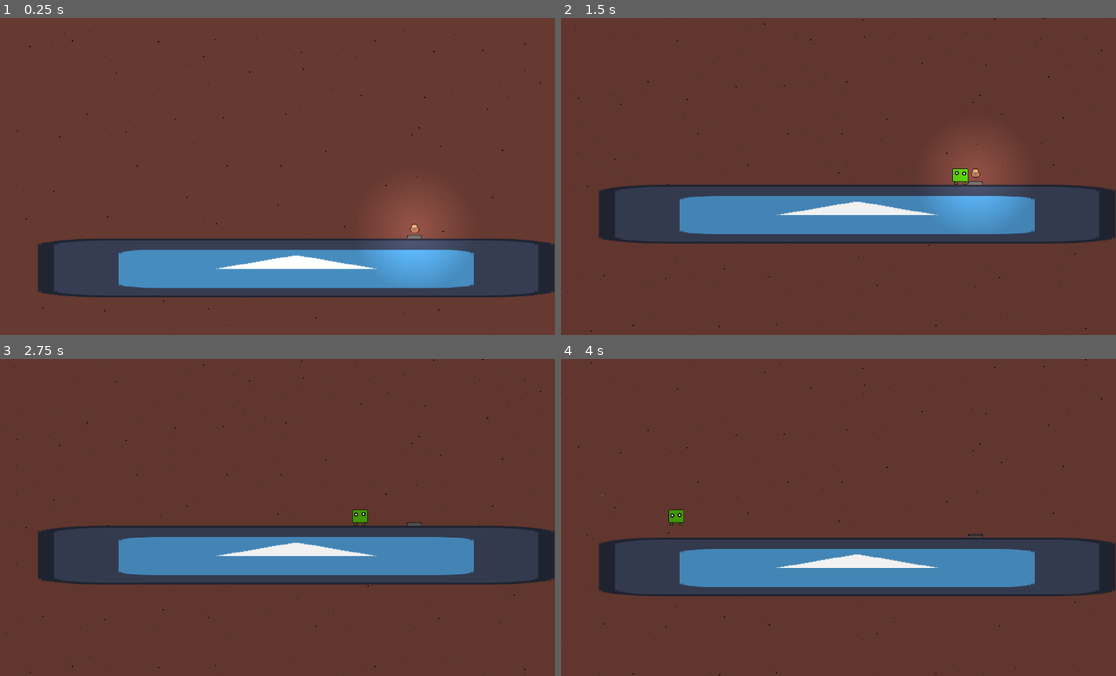
Above: before the commit, frames 1-4 (two rows, left to right).
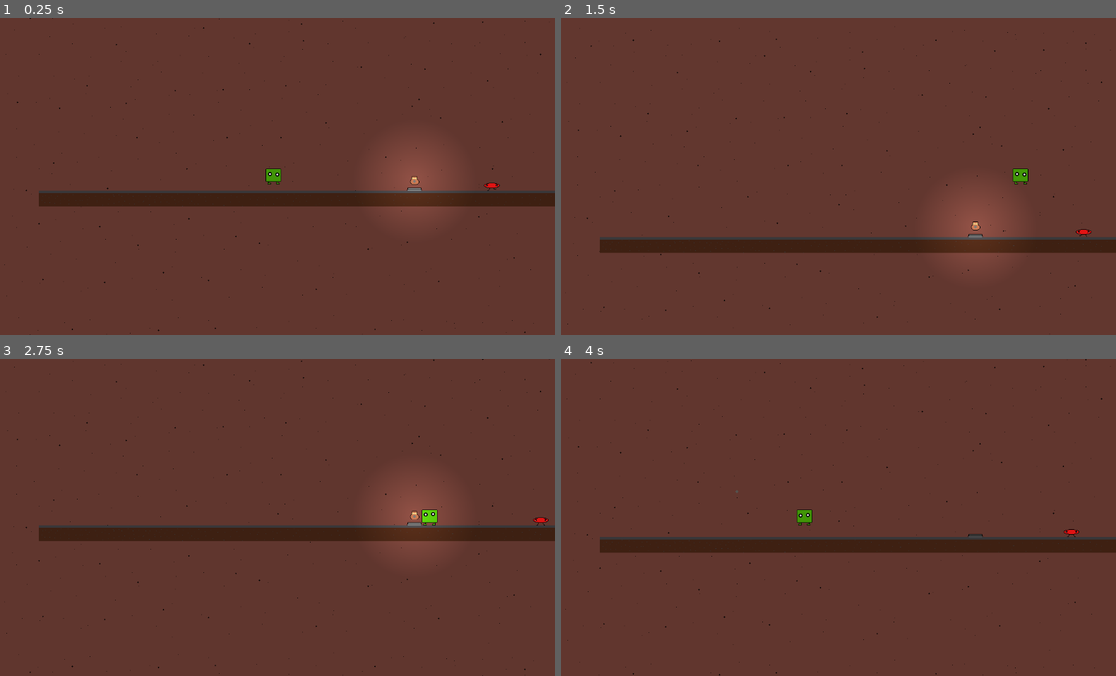
Above: after the commit, the same moments.

Repository: pres2300/ludum_dare_57
Game: Godot game, scene res://levels/level_base.tscn
The game is run twice, just before and just after one commit, with the same random seed, the same clock (stepped at 60 frames per second) and the same inputs. The engine's default icon, where the game draws it, is replaced by a stand-in: a white triangle on a blue panel in a dark square. Sound files missing from this copy of the repository are replaced by a short silence.
Inputs (mouse positions are in pixels of both pictures, inside the frame that each line leads up to):
- Up to frame 1 (0.25 s): no input
- Up to frame 2 (1.5 s): move the mouse to (805, 239) at 0.52 s; press the mouse at (805, 239) at 0.53 s; hold Right (ui_right) from 0.53 s (still down); tap Space (jump) at 0.77 s; move the mouse to (1005, 224) at 1.27 s; release the mouse at (1005, 224) at 1.28 s; click (1005, 224) at 1.35 s
- Up to frame 3 (2.75 s): tap Space (jump) at 1.52 s; move the mouse to (105, 469) at 2.02 s; release Right (ui_right) at 2.03 s; press the mouse at (105, 469) at 2.03 s; hold Left (ui_left) from 2.03 s (still down)
- Up to frame 4 (4 s): keep holding Left (ui_left); move the mouse to (860, 517) at 2.77 s; release the mouse at (860, 517) at 2.78 s; click (860, 517) at 2.85 s; tap Space (jump) at 3.02, 3.77 s; move the mouse to (749, 438) at 3.52 s; press the mouse at (749, 438) at 3.53 s

The runs differ from the first frame. In frame 1, 23% of the frame differs, in the area x 0-100%, y 0-100%; in frame 2, 20%; in frame 3, 19%; in frame 4, 17%.

Commit message:
final platform sprites, setting up damage and win conditions

Diff:
--- a/baddies/demon.gd
+++ b/baddies/demon.gd
@@ -4,6 +4,9 @@
 
 var can_move: bool = false
 var target = null
+
+func take_damage():
+	print("demon take damage")
 
 func spawn():
 	# The demon already exists, but this gets it moving and chasing
--- a/baddies/demon.tscn
+++ b/baddies/demon.tscn
@@ -6,7 +6,7 @@
 [sub_resource type="CircleShape2D" id="CircleShape2D_yhf7o"]
 radius = 188.0
 
-[node name="Demon" type="CharacterBody2D"]
+[node name="Demon" type="CharacterBody2D" groups=["enemy"]]
 collision_layer = 8
 collision_mask = 17
 script = ExtResource("1_grsrt")
--- /dev/null
+++ b/baddies/simple_enemy.gd
@@ -0,0 +1,28 @@
+extends CharacterBody2D
+
+@export var speed = 50
+@export var gravity: float = 1000.0
+
+var facing = 1
+
+func take_damage():
+	print("enemy take damage")
+
+func _physics_process(delta):
+	velocity.y += gravity*delta
+	velocity.x = facing*speed
+
+	move_and_slide()
+
+	for i in get_slide_collision_count():
+		var collision = get_slide_collision(i)
+
+		if collision.get_collider().name == "Player":
+			print("hit player")
+
+		if collision.get_normal().x != 0:
+			facing = sign(collision.get_normal().x)
+			velocity.y = -100
+
+	if position.y > 10000:
+		queue_free()
--- /dev/null
+++ b/baddies/simple_enemy.tscn
@@ -0,0 +1,57 @@
+[gd_scene load_steps=9 format=3 uid="uid://44gfujrq8665"]
+
+[ext_resource type="Script" uid="uid://d4b3p2odjjrod" path="res://baddies/simple_enemy.gd" id="1_dki5l"]
+[ext_resource type="Texture2D" uid="uid://coyopop1qoim5" path="res://assets/sprites/baddies/simple_enemy-Sheet.png" id="1_uki6r"]
+
+[sub_resource type="AtlasTexture" id="AtlasTexture_dki5l"]
+atlas = ExtResource("1_uki6r")
+region = Rect2(0, 0, 32, 32)
+
+[sub_resource type="AtlasTexture" id="AtlasTexture_x6cdd"]
+atlas = ExtResource("1_uki6r")
+region = Rect2(32, 0, 32, 32)
+
+[sub_resource type="AtlasTexture" id="AtlasTexture_a1jxy"]
+atlas = ExtResource("1_uki6r")
+region = Rect2(64, 0, 32, 32)
+
+[sub_resource type="AtlasTexture" id="AtlasTexture_3icen"]
+atlas = ExtResource("1_uki6r")
+region = Rect2(96, 0, 32, 32)
+
+[sub_resource type="SpriteFrames" id="SpriteFrames_gh3k3"]
+animations = [{
+"frames": [{
+"duration": 1.0,
+"texture": SubResource("AtlasTexture_dki5l")
+}, {
+"duration": 1.0,
+"texture": SubResource("AtlasTexture_x6cdd")
+}, {
+"duration": 1.0,
+"texture": SubResource("AtlasTexture_a1jxy")
+}, {
+"duration": 1.0,
+"texture": SubResource("AtlasTexture_3icen")
+}],
+"loop": true,
+"name": &"default",
+"speed": 5.0
+}]
+
+[sub_resource type="RectangleShape2D" id="RectangleShape2D_c6ofc"]
+size = Vector2(32, 23)
+
+[node name="SimpleEnemy" type="CharacterBody2D" groups=["enemy"]]
+collision_layer = 8
+collision_mask = 53
+script = ExtResource("1_dki5l")
+
+[node name="AnimatedSprite2D" type="AnimatedSprite2D" parent="."]
+sprite_frames = SubResource("SpriteFrames_gh3k3")
+autoplay = "default"
+frame_progress = 0.44872
+
+[node name="CollisionShape2D" type="CollisionShape2D" parent="."]
+position = Vector2(0, 4.5)
+shape = SubResource("RectangleShape2D_c6ofc")
--- a/items/projectiles/bullet.gd
+++ b/items/projectiles/bullet.gd
@@ -22,3 +22,8 @@
 
 func _on_visible_on_screen_notifier_2d_screen_exited() -> void:
 	queue_free()
+
+func _on_body_entered(body: Node2D) -> void:
+	if body.is_in_group("enemy"):
+		body.take_damage()
+		queue_free()
--- a/items/projectiles/bullet.tscn
+++ b/items/projectiles/bullet.tscn
@@ -7,6 +7,8 @@
 size = Vector2(4, 4)
 
 [node name="Bullet" type="Area2D"]
+collision_layer = 16
+collision_mask = 8
 script = ExtResource("1_q10yj")
 
 [node name="Sprite2D" type="Sprite2D" parent="."]
@@ -17,4 +19,5 @@
 
 [node name="VisibleOnScreenNotifier2D" type="VisibleOnScreenNotifier2D" parent="."]
 
+[connection signal="body_entered" from="." to="." method="_on_body_entered"]
 [connection signal="screen_exited" from="VisibleOnScreenNotifier2D" to="." method="_on_visible_on_screen_notifier_2d_screen_exited"]
--- a/items/projectiles/rock.gd
+++ b/items/projectiles/rock.gd
@@ -1,4 +1,14 @@
 extends RigidBody2D
+
+var has_damaged: bool = false
 
 func _on_visible_on_screen_notifier_2d_screen_exited() -> void:
 	queue_free()
+
+func _physics_process(_delta):
+	# only damage once
+	if not has_damaged:
+		for i in get_colliding_bodies():
+			if i.is_in_group("enemy"):
+				i.take_damage()
+				has_damaged = true
--- a/items/projectiles/rock.tscn
+++ b/items/projectiles/rock.tscn
@@ -8,7 +8,9 @@
 
 [node name="Rock" type="RigidBody2D"]
 collision_layer = 16
-collision_mask = 20
+collision_mask = 28
+contact_monitor = true
+max_contacts_reported = 1
 script = ExtResource("1_5p0ui")
 
 [node name="Sprite2D" type="Sprite2D" parent="."]
--- /dev/null
+++ b/level_components/enemy_boundary.tscn
@@ -0,0 +1,11 @@
+[gd_scene load_steps=2 format=3 uid="uid://ccu6w7g6etoua"]
+
+[sub_resource type="SegmentShape2D" id="SegmentShape2D_4764m"]
+b = Vector2(0, -60)
+
+[node name="EnemeyBoundary" type="StaticBody2D"]
+collision_layer = 32
+collision_mask = 8
+
+[node name="CollisionShape2D" type="CollisionShape2D" parent="."]
+shape = SubResource("SegmentShape2D_4764m")
--- a/level_components/floor_bottom.tscn
+++ b/level_components/floor_bottom.tscn
@@ -1,19 +1,17 @@
 [gd_scene load_steps=3 format=3 uid="uid://be7i6held6qex"]
 
-[ext_resource type="Texture2D" uid="uid://cwkh1m0ss5733" path="res://icon.svg" id="1_83qb3"]
+[ext_resource type="Texture2D" uid="uid://jbwjmn7uoh60" path="res://assets/sprites/platform_bottom.png" id="1_83qb3"]
 
 [sub_resource type="RectangleShape2D" id="RectangleShape2D_gsuhd"]
-size = Vector2(1151, 122)
+size = Vector2(1155.5, 32)
 
-[node name="floor_re" type="StaticBody2D"]
+[node name="floor_bottom" type="StaticBody2D"]
 collision_layer = 4
 collision_mask = 7
 
 [node name="Sprite2D" type="Sprite2D" parent="."]
-position = Vector2(575.5, 61)
-scale = Vector2(9.00781, 0.9375)
 texture = ExtResource("1_83qb3")
 
 [node name="CollisionShape2D" type="CollisionShape2D" parent="."]
-position = Vector2(576.5, 61)
+position = Vector2(1.25, 0)
 shape = SubResource("RectangleShape2D_gsuhd")
--- a/level_components/floor_le.tscn
+++ b/level_components/floor_le.tscn
@@ -1,20 +1,20 @@
-[gd_scene load_steps=3 format=3 uid="uid://davkh4cagnbs2"]
+[gd_scene load_steps=4 format=3 uid="uid://davkh4cagnbs2"]
 
-[ext_resource type="Texture2D" uid="uid://cwkh1m0ss5733" path="res://icon.svg" id="1_g6gp1"]
+[ext_resource type="Texture2D" uid="uid://cnifpvkjx2wno" path="res://assets/sprites/platform.png" id="1_kf3vg"]
+[ext_resource type="PackedScene" uid="uid://ccu6w7g6etoua" path="res://level_components/enemy_boundary.tscn" id="2_kf3vg"]
 
 [sub_resource type="RectangleShape2D" id="RectangleShape2D_gsuhd"]
-size = Vector2(1054, 122)
+size = Vector2(1054, 32)
 
-[node name="floor_re" type="StaticBody2D"]
-position = Vector2(97, -1)
+[node name="floor_le" type="StaticBody2D"]
 collision_layer = 4
 collision_mask = 7
 
 [node name="Sprite2D" type="Sprite2D" parent="."]
-position = Vector2(526.5, 61)
-scale = Vector2(8.24219, 0.9375)
-texture = ExtResource("1_g6gp1")
+texture = ExtResource("1_kf3vg")
 
 [node name="CollisionShape2D" type="CollisionShape2D" parent="."]
-position = Vector2(528, 61)
 shape = SubResource("RectangleShape2D_gsuhd")
+
+[node name="EnemeyBoundary" parent="." instance=ExtResource("2_kf3vg")]
+position = Vector2(-526, -17)
--- a/level_components/floor_re.tscn
+++ b/level_components/floor_re.tscn
@@ -1,19 +1,21 @@
-[gd_scene load_steps=3 format=3 uid="uid://335g8lrgno7f"]
+[gd_scene load_steps=4 format=3 uid="uid://335g8lrgno7f"]
 
-[ext_resource type="Texture2D" uid="uid://cwkh1m0ss5733" path="res://icon.svg" id="1_gcqgs"]
+[ext_resource type="Texture2D" uid="uid://cnifpvkjx2wno" path="res://assets/sprites/platform.png" id="1_gsuhd"]
+[ext_resource type="PackedScene" uid="uid://ccu6w7g6etoua" path="res://level_components/enemy_boundary.tscn" id="2_gsuhd"]
 
 [sub_resource type="RectangleShape2D" id="RectangleShape2D_gsuhd"]
-size = Vector2(1054, 122)
+size = Vector2(1054, 33)
 
 [node name="floor_re" type="StaticBody2D"]
 collision_layer = 4
 collision_mask = 7
 
 [node name="Sprite2D" type="Sprite2D" parent="."]
-position = Vector2(526.5, 61)
-scale = Vector2(8.24219, 0.9375)
-texture = ExtResource("1_gcqgs")
+texture = ExtResource("1_gsuhd")
 
 [node name="CollisionShape2D" type="CollisionShape2D" parent="."]
-position = Vector2(528, 61)
+position = Vector2(0, 0.5)
 shape = SubResource("RectangleShape2D_gsuhd")
+
+[node name="EnemeyBoundary" parent="." instance=ExtResource("2_gsuhd")]
+position = Vector2(526, -16)
--- a/levels/level_base.gd
+++ b/levels/level_base.gd
@@ -15,3 +15,7 @@
 func _process(_delta: float) -> void:
 	canvas_modulate.set_gradient(player.position.y)
 	canvas_modulate_bg.set_gradient(player.position.y)
+
+func _on_win_boundary_body_entered(body: Node2D) -> void:
+	if body.is_in_group("player"):
+		print("you win!")
--- a/levels/level_base.tscn
+++ b/levels/level_base.tscn
@@ -13,6 +13,7 @@
 [ext_resource type="PackedScene" uid="uid://dxkjfucvg7y1j" path="res://items/bag_of_rocks.tscn" id="11_twsyw"]
 [ext_resource type="PackedScene" uid="uid://iknltu4mxj2a" path="res://items/knife.tscn" id="12_6hf62"]
 [ext_resource type="PackedScene" uid="uid://bgawnhvhvgmyy" path="res://items/gun.tscn" id="13_kuw7y"]
+[ext_resource type="PackedScene" uid="uid://44gfujrq8665" path="res://baddies/simple_enemy.tscn" id="14_gei2l"]
 
 [sub_resource type="Gradient" id="Gradient_p3adb"]
 colors = PackedColorArray(1, 1, 1, 1, 0, 0, 0, 1)
@@ -25,6 +26,8 @@
 
 [sub_resource type="WorldBoundaryShape2D" id="WorldBoundaryShape2D_hk6b7"]
 normal = Vector2(-1, 0)
+
+[sub_resource type="WorldBoundaryShape2D" id="WorldBoundaryShape2D_gei2l"]
 
 [node name="LevelBase" type="Node2D"]
 script = ExtResource("1_5f4n4")
@@ -60,22 +63,22 @@
 shape = SubResource("WorldBoundaryShape2D_hk6b7")
 
 [node name="Player" parent="." instance=ExtResource("1_hk6b7")]
-position = Vector2(574, -101)
+position = Vector2(577, 388)
 
 [node name="floor_re" parent="." instance=ExtResource("2_vmt1o")]
-position = Vector2(97, 450)
+position = Vector2(625, 466)
 
 [node name="floor_re2" parent="." instance=ExtResource("3_da5si")]
-position = Vector2(0, 900)
+position = Vector2(528, 916)
 
 [node name="floor_re3" parent="." instance=ExtResource("4_da5si")]
-position = Vector2(0, 9000)
+position = Vector2(577, 9016)
 
 [node name="ItemPedestal" parent="." instance=ExtResource("6_ts4ud")]
 position = Vector2(586, 8995)
 
 [node name="Jetpack" parent="." instance=ExtResource("7_jd1fy")]
-position = Vector2(586, 8983)
+position = Vector2(586, 8982)
 
 [node name="ItemPedestal2" parent="." instance=ExtResource("6_ts4ud")]
 position = Vector2(865, 445)
@@ -97,3 +100,18 @@
 
 [node name="Gun" parent="." instance=ExtResource("13_kuw7y")]
 position = Vector2(792, 883)
+
+[node name="SimpleEnemy" parent="." instance=ExtResource("14_gei2l")]
+position = Vector2(1011, 434)
+
+[node name="SimpleEnemy2" parent="." instance=ExtResource("14_gei2l")]
+position = Vector2(113, 883)
+
+[node name="WinBoundary" type="Area2D" parent="."]
+rotation = 3.14159
+
+[node name="CollisionShape2D" type="CollisionShape2D" parent="WinBoundary"]
+position = Vector2(-1, 1)
+shape = SubResource("WorldBoundaryShape2D_gei2l")
+
+[connection signal="body_entered" from="WinBoundary" to="." method="_on_win_boundary_body_entered"]
--- a/player/player.gd
+++ b/player/player.gd
@@ -55,7 +55,8 @@
 func throw_rock():
 	throw_rock_sound.play()
 	var b = rock_scene.instantiate()
-	add_child(b)
+	get_tree().root.add_child(b)
+	b.position = global_position
 	if player_sprite.flip_h:
 		b.apply_impulse(Vector2(-750, -100), b.global_position)
 	else:
@@ -85,9 +86,9 @@
 	var right: bool = Input.is_action_pressed("ui_right")
 	var left: bool = Input.is_action_pressed("ui_left")
 	var jump: bool = Input.is_action_pressed("jump")
-	var attack: bool = Input.is_action_pressed("attack")
+	var attack_input: bool = Input.is_action_pressed("attack")
 
-	if attack:
+	if attack_input:
 		attack()
 
 	velocity.x = 0.0
@@ -136,20 +137,22 @@
 		elif velocity.y > 0.1:
 			player_sprite.play("down")
 
-func equip(name: String):
-	match name:
+func equip(item_name: String):
+	match item_name:
 		"jetpack":
 			has_jetpack = true
 			jetpack_sprite.show()
 		"gun":
 			has_gun = true
 			has_knife = false
+			knife.hide()
 			has_bag_of_rocks = false
 			gun.show()
 		"knife":
 			has_knife = true
 			has_bag_of_rocks = false
 			has_gun = false
+			gun.hide()
 			knife.show()
 		"bag_of_rocks":
 			has_bag_of_rocks = true
@@ -183,9 +186,10 @@
 	get_input()
 	move_and_slide()
 
-func _on_knife_equipped_area_entered(area: Area2D) -> void:
+func _on_knife_equipped_body_entered(body: Node2D) -> void:
 	# Only damage if the player is in the attack tween
 	if not attacking:
 		return
 
-	# TODO
+	if body.is_in_group("enemy"):
+		body.take_damage()
--- a/player/player.tscn
+++ b/player/player.tscn
@@ -209,4 +209,4 @@
 [node name="ThrowRockSound" type="AudioStreamPlayer2D" parent="."]
 stream = ExtResource("9_hg6s5")
 
-[connection signal="area_entered" from="KnifeEquipped" to="." method="_on_knife_equipped_area_entered"]
+[connection signal="body_entered" from="KnifeEquipped" to="." method="_on_knife_equipped_body_entered"]
--- a/project.godot
+++ b/project.godot
@@ -59,6 +59,11 @@
 "events": [Object(InputEventMouseButton,"resource_local_to_scene":false,"resource_name":"","device":-1,"window_id":0,"a …(256 unchanged characters)…
 ]
 }
+pause={
+"deadzone": 0.2,
+"events": [Object(InputEventKey,"resource_local_to_scene":false,"resource_name":"","device":-1,"window_id":0,"alt_pressed":false,"shift_pressed":false,"ctrl_pressed":false,"meta_pressed":false,"pressed":false,"keycode":0,"physical_keycode":4194305,"key_label":0,"unicode":0,"location":0,"echo":false,"script":null)
+]
+}
 
 [layer_names]
 
@@ -67,6 +72,7 @@
 2d_physics/layer_3="Level"
 2d_physics/layer_4="Enemies"
 2d_physics/layer_5="Projectiles"
+2d_physics/layer_6="EnemyBoundary"
 
 [rendering]
 
Binary file added: assets/sprites/baddies/simple_enemy-Sheet.png
Not shown, added: assets/sprites/baddies/simple_enemy-Sheet.png.import
Binary file added: assets/sprites/platform.png
Not shown, added: assets/sprites/platform.png.import
Binary file added: assets/sprites/platform_bottom.png
Not shown, added: assets/sprites/platform_bottom.png.import
Not shown, added: baddies/simple_enemy.gd.uid
Not shown: 1 places in levels/level_base.tscn that only renumber resources
